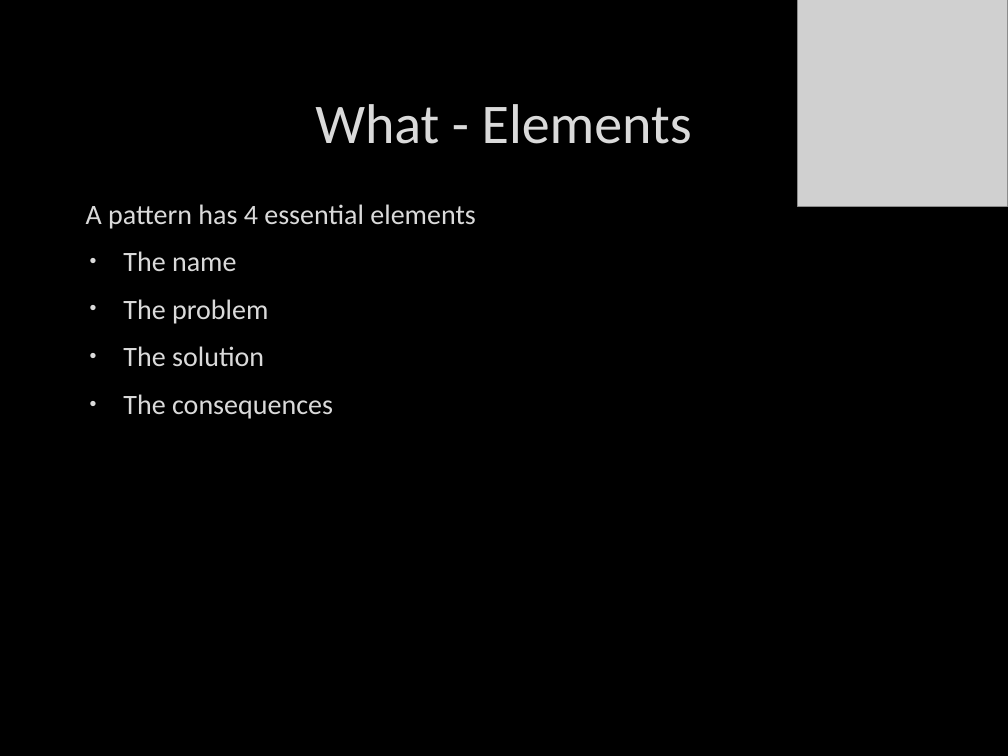
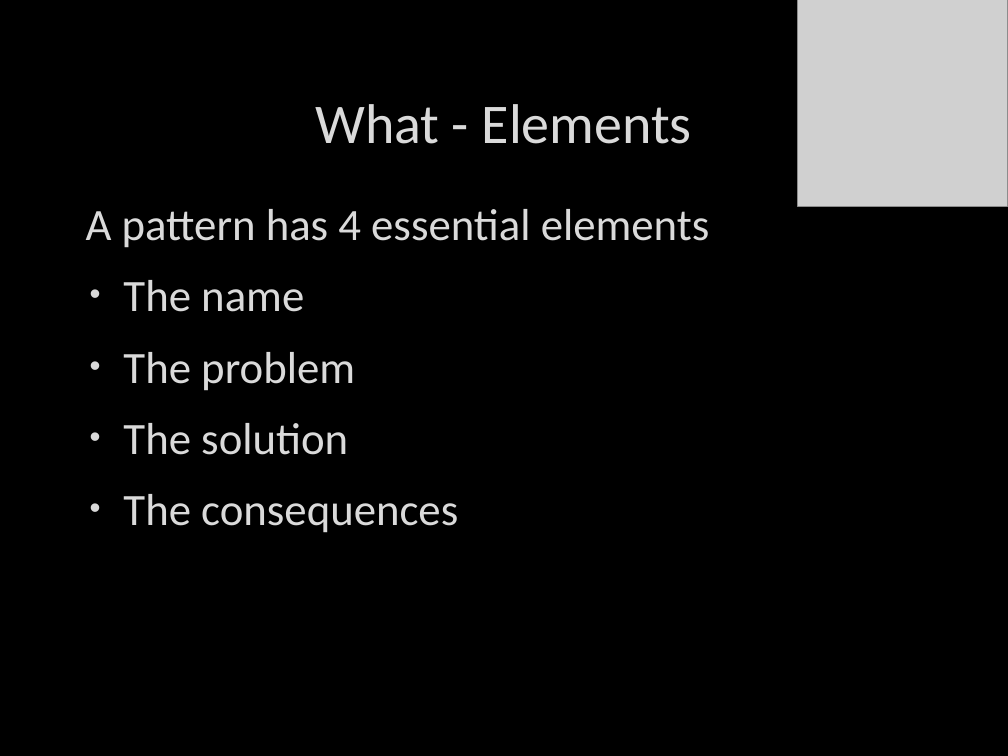
Before and after one commit to itenium-be/Talk-DesignPatterns, a slide deck: slide 5 of patterns.pptx. Drawn at 1008x756 pixels with LibreOffice and Linux fonts; fonts in the diff are those of the drawing; grey boxes stand for pictures; background and template pictures are left out. Boxes give left, top, right and bottom in pixels: in the first picture for what was removed or moved away, otherwise in the second. Text is boxed around its words. In the diff, an @@ line names an element or a change of style, - is before the commit and + after.

Commit message:
more ppt

```diff
--- a/patterns.pptx
+++ b/patterns.pptx
@@ text "A pattern has 4 essential ..." at [86, 209, 710, 533]: size 20 to 32 pt; more space between paragraphs @@
```
Also in this commit, not shown: 1 other slide changed.
